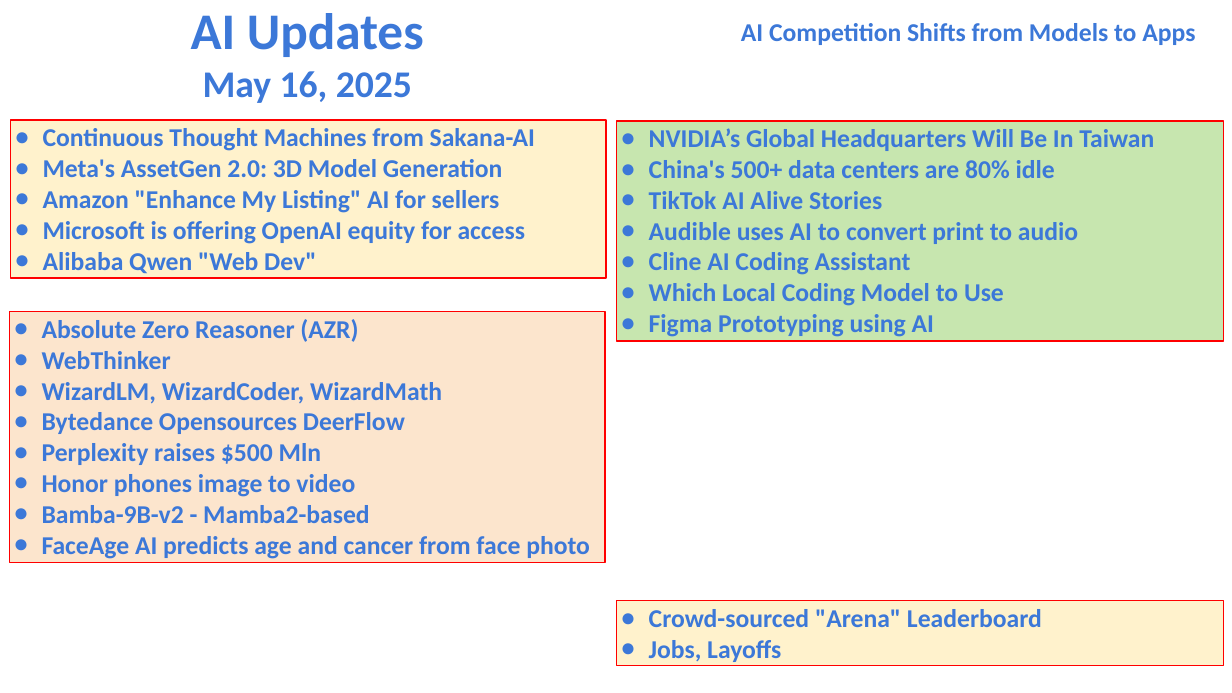
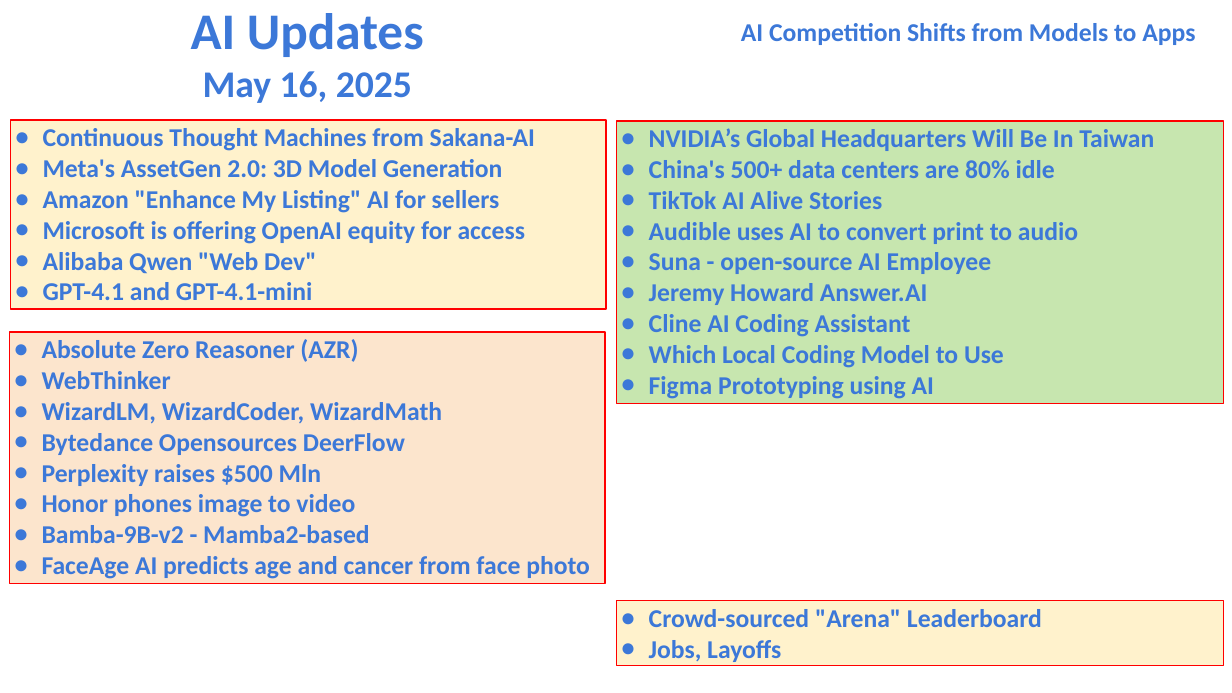
Before and after one commit to lselector/seminar, a slide deck: slide 1 of 2025/2025-05-16-AI-Updates.pptx. Drawn at 1232x693 pixels with LibreOffice and Linux fonts; fonts in the diff are those of the drawing. Boxes give left, top, right and bottom in pixels: in the first picture for what was removed or moved away, otherwise in the second. Text is boxed around its words. In the diff, an @@ line names an element or a change of style, - is before the commit and + after.

```diff
--- a/2025/2025-05-16-AI-Updates.pptx
+++ b/2025/2025-05-16-AI-Updates.pptx
@@ rectangle "Continuous Thought Machines from Sakana-AI": place and size @@
-rectangle "Continuous Thought Machines from Sakana-AI" at box(11, 120, 606, 277)
+rectangle "Continuous Thought Machines from Sakana-AI" at box(11, 120, 606, 309)
@@ rectangle "NVIDIA’s Global Headquarters Will Be ...": place and size @@
-rectangle "NVIDIA’s Global Headquarters Will Be ..." at box(617, 121, 1223, 341)
+rectangle "NVIDIA’s Global Headquarters Will Be ..." at box(617, 121, 1223, 403)
@@ text in rectangle at box(649, 252, 992, 305): paragraphs added @@
+● Suna - open-source AI Employee
+● Jeremy Howard Answer.AI
@@ text in rectangle at box(43, 282, 313, 300): paragraph added @@
+● GPT-4.1 and GPT-4.1-mini
@@ rectangle "Absolute Zero Reasoner (AZR)": place and size @@
-rectangle "Absolute Zero Reasoner (AZR)" at box(10, 312, 605, 563)
+rectangle "Absolute Zero Reasoner (AZR)" at box(10, 333, 605, 584)
```
Also in this commit, not shown: 2 other slides changed, 3 slides added.
